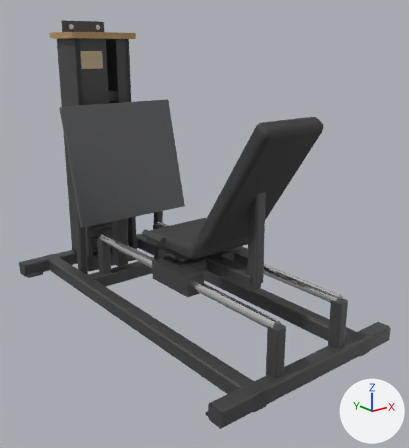
The glTF model catalogs/ludus/models/LD-B003/model.glb: old version first, new version second.
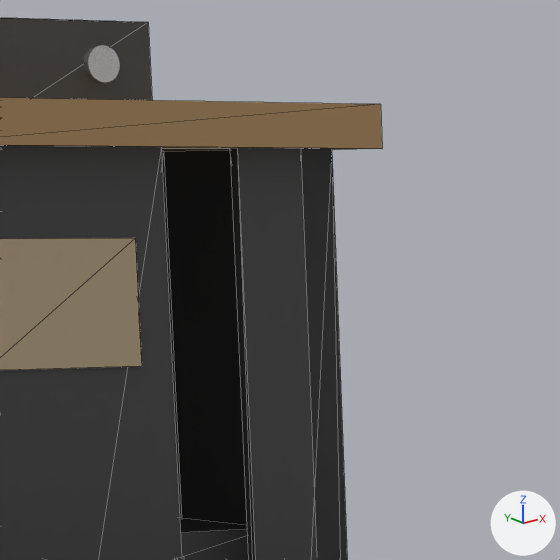
The first picture shows the older version from a camera (50 mm lens) standing at (-1.73, -2.39, 1.39) and looking at (0.06, -0.15, 0.49). The close-ups show the older and then the newer version on the part from 20% to 39% of the width and 4% to 21% of the height of that picture. Only the edits that show in the close-ups are written down. The lights are fixed; the arrows at lower right show +X, +Y and +Z. The close-ups show mesh edges as thin lines. Where no turn or scale is listed for an object, it has been applied to the vertices.

In view in the first close-up: 'stack_guide_top', 'tower_bolt.001', 'tower_bracket', 'tower_cap', 'tower_front_left', 'tower_front_right', 'tower_label', 'tower_shroud', 'tower_side.001'.
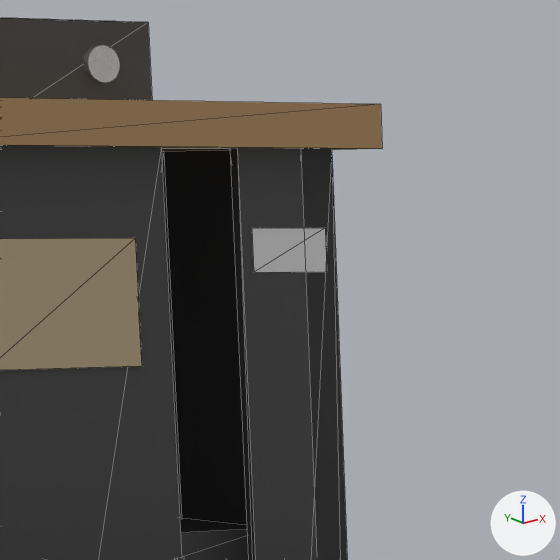
Changed parts and their boxes (x1, y1, x2, y2) in the close-ups (560 x 560 px):
```json
{"object": "decal_increment", "change": "added", "after": [252, 228, 327, 272]}
```

The change, as JSON lines over the scene's bpy script:
```json
{"op": "add", "block": "mat_decal", "code": ["mat_decal = principled_material('decal')", "mat_decal.base_color = (0.8, 0.8, 0.8)  # white #e7e7e7", "mat_decal.metallic = 0.1", "mat_decal.roughness = 0.55"]}
{"op": "add", "block": "me_mesh_7_1", "code": ["me_mesh_7_1 = bpy.data.meshes.new('Mesh_7')", "me_mesh_7_1.from_pydata([(-0.035, 0.0, 0.0175), (0.035, 0.0, 0.0175), (-0.035, 0.0, -0.0175), (0.035, 0.0, -0.0175)], [], [(0, 2, 1), (2, 3, 1)])", "me_mesh_7_1.materials.append(mat_decal)  # its picture is missing"]}
{"op": "add", "block": "ob_decal_increment", "code": ["ob_decal_increment = bpy.data.objects.new('decal_increment', me_mesh_7_1)", "ob_decal_increment.location = (0.135, 0.7365, 1.355)"]}
```
